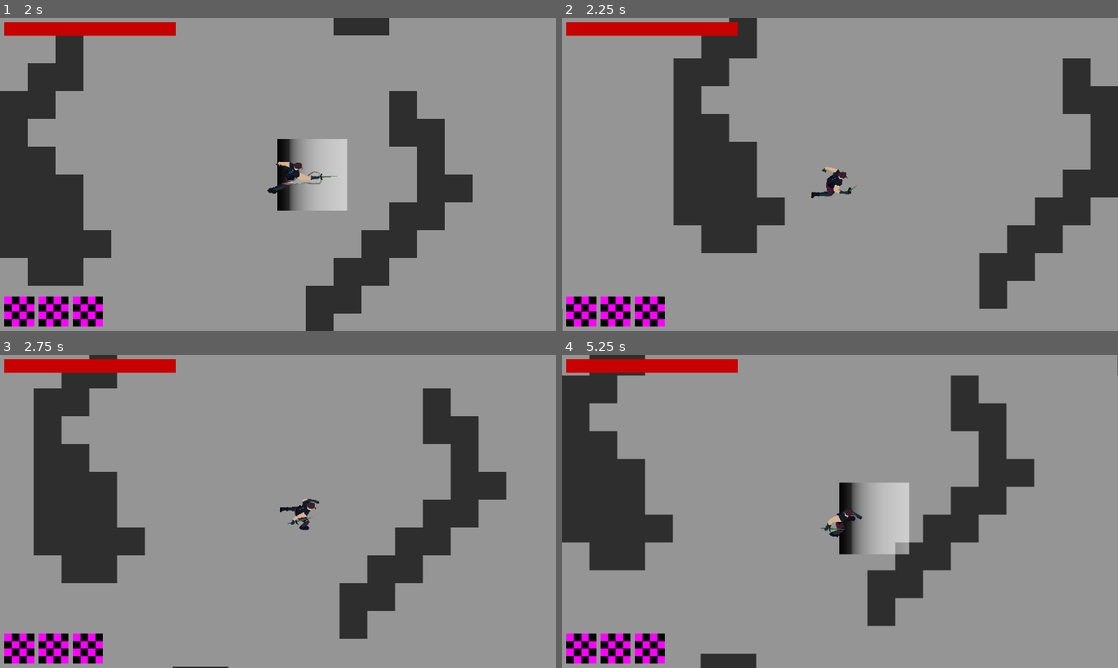
Above: before the commit, frames 1-4 (two rows, left to right).
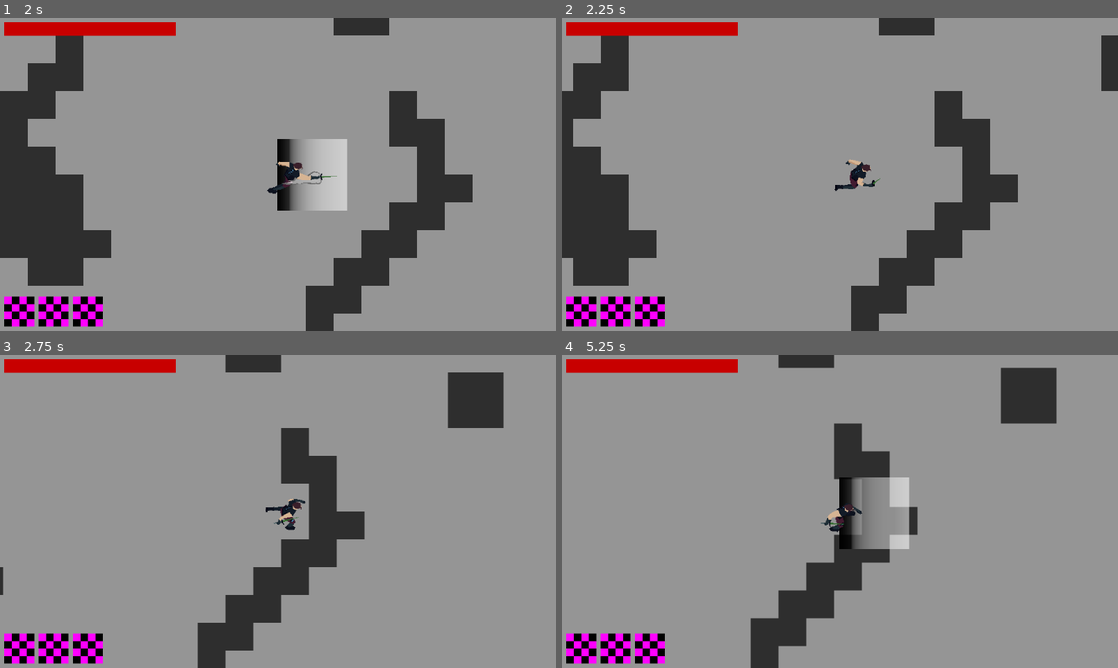
Above: after the commit, the same moments.

Repository: deshis/igdt-hack-and-slash
Game: Godot game, scene res://Scenes/main.tscn
The game is run twice, just before and just after one commit, with the same random seed, the same clock (stepped at 60 frames per second) and the same inputs. The engine's default icon, where the game draws it, is replaced by a stand-in: a white triangle on a blue panel in a dark square.
Inputs (mouse positions are in pixels of both pictures, inside the frame that each line leads up to):
- Up to frame 1 (2 s): tap Enter at 0.5 s; move the mouse to (400, 158) at 0.52 s; press the mouse at (400, 158) at 0.53 s; hold D (move_right) 0.53-1.25 s; release the mouse at (400, 158) at 1.25 s; drag from (166, 190) to (278, 174) at 1.27 s
- Up to frame 2 (2.25 s): move the mouse to (895, 105) at 2.02 s; hold D (move_right) from 2.03 s (still down); hold F (interact) from 2.03 s (still down)
- Up to frame 3 (2.75 s): keep holding D (move_right); keep holding F (interact)
- Up to frame 4 (5.25 s): release D (move_right) at 2.75 s; release F (interact) at 2.75 s; drag from (812, 574) to (862, 511) at 2.77 s; move the mouse to (1006, 558) at 3.52 s; press the mouse at (1006, 558) at 3.53 s; hold A (move_left) 3.53-4.25 s; release the mouse at (1006, 558) at 4.25 s; drag from (673, 464) to (840, 511) at 4.27 s; move the mouse to (867, 511) at 5.02 s; hold S (move_down) from 5.03 s (still down); hold F (interact) from 5.03 s (still down); click (867, 511) at 5.17 s

Frame 1 is identical in both runs. In frame 2, 30% of the frame differs, in the area x 0-100%, y 0-100%; in frame 3, 24%; in frame 4, 24%.

Commit message:
fix boss spawn timer

Diff:
--- a/Scenes/enemy/enemy_spawner.tscn
+++ b/Scenes/enemy/enemy_spawner.tscn
@@ -26,7 +26,7 @@
 autostart = true
 
 [node name="BossCooldownTimer" type="Timer" parent="."]
-wait_time = 2.0
+wait_time = 30.0
 one_shot = true
 autostart = true
 
--- a/Scenes/hud.tscn
+++ b/Scenes/hud.tscn
@@ -13,7 +13,7 @@
 [ext_resource type="Script" uid="uid://c8noump2yhng5" path="res://Scripts/player/ui/augment_slot.gd" id="9_pbtju"]
 [ext_resource type="PackedScene" uid="uid://cexexdh4re63h" path="res://Scenes/inventory_slot.tscn" id="10_36s6t"]
 [ext_resource type="Script" uid="uid://c081ighahaot6" path="res://Scripts/hud/pause_menu.gd" id="10_lkt4f"]
-[ext_resource type="Resource" uid="uid://ck8g6fmyxihxq" path="res://Scripts/items/prototype/item6.tres" id="11_vxf74"]
+[ext_resource type="Resource" uid="uid://ck8g6fmyxihxq" path="res://Scripts/items/prototype/Item6.tres" id="11_vxf74"]
 [ext_resource type="Script" uid="uid://dmr6e5sqx26og" path="res://Scripts/hud/button.gd" id="11_wfkbc"]
 [ext_resource type="Script" uid="uid://ld2d7mva0ifb" path="res://Scripts/hud/volume_slider.gd" id="12_s17ah"]
 [ext_resource type="Script" uid="uid://cdh5pjfwavchk" path="res://Scripts/player/ui/pickup_slot.gd" id="12_yidpd"]
